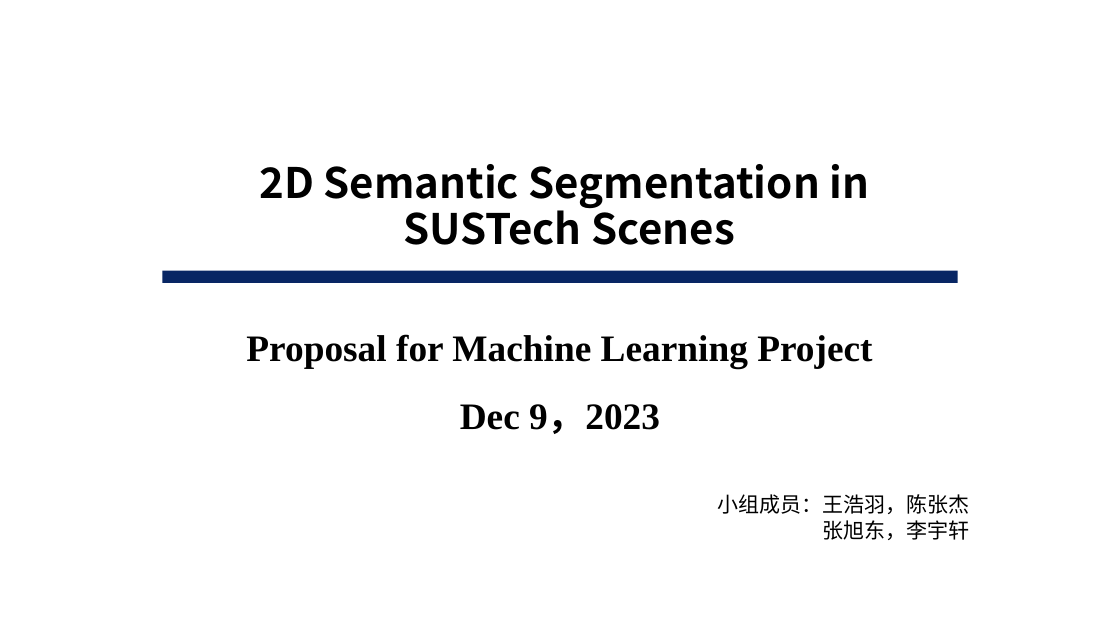
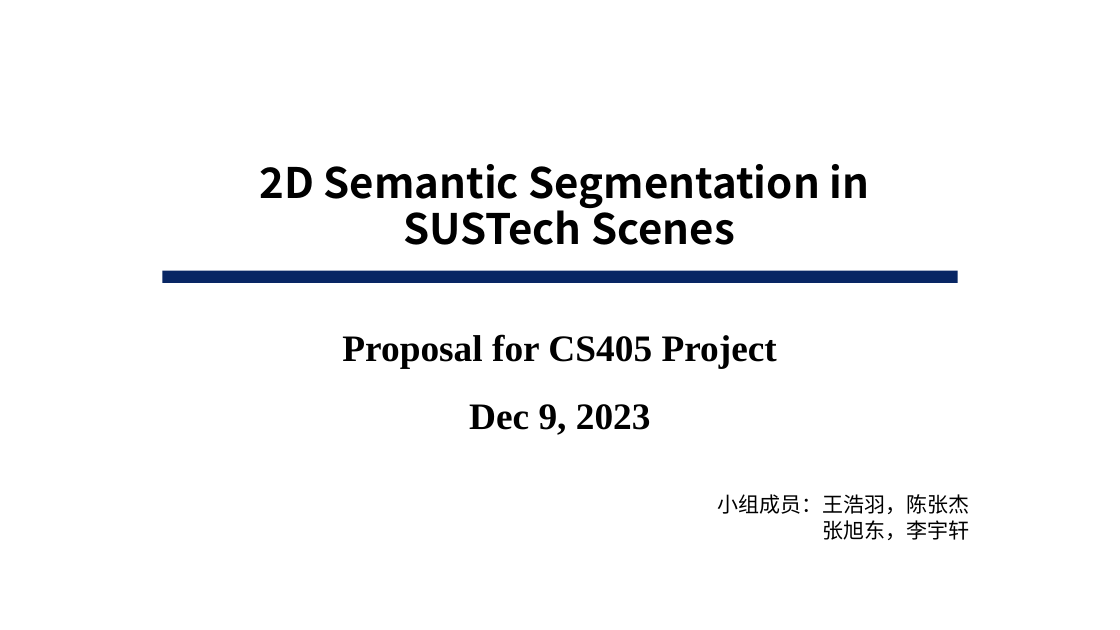
Before and after one commit to starga2er777/CS405_Project_SUSTech, a slide deck: slide 1 of proposal.pptx. Drawn at 1120x630 pixels with LibreOffice and Linux fonts; fonts in the diff are those of the drawing. Boxes give left, top, right and bottom in pixels: in the first picture for what was removed or moved away, otherwise in the second. Text is boxed around its words. In the diff, an @@ line names an element or a change of style, - is before the commit and + after.

```diff
--- a/proposal.pptx
+++ b/proposal.pptx
@@ text at (342, 334, 777, 435): text changed @@
-Proposal for Machine Learning Project
-Dec 9，2023
+Proposal for CS405 Project
+Dec 9, 2023
```
Also in this commit, not shown: 2 other slides changed.
